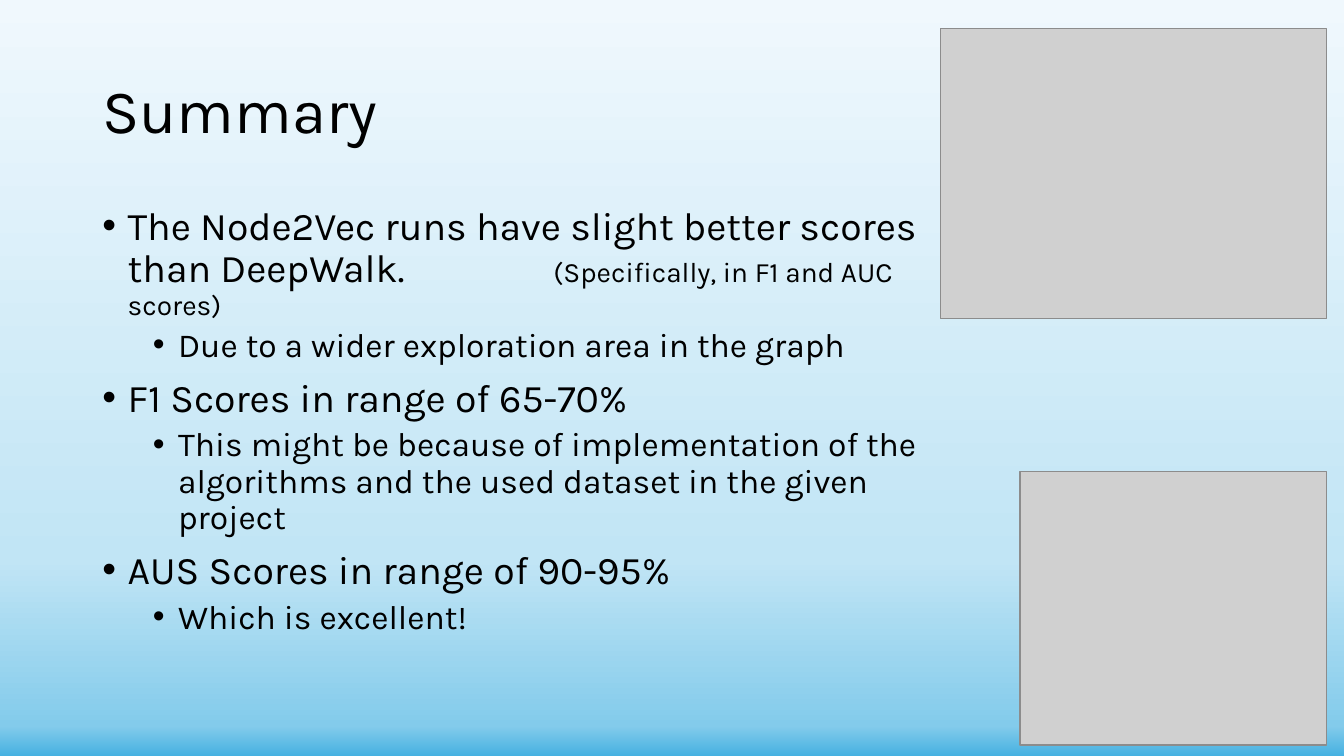
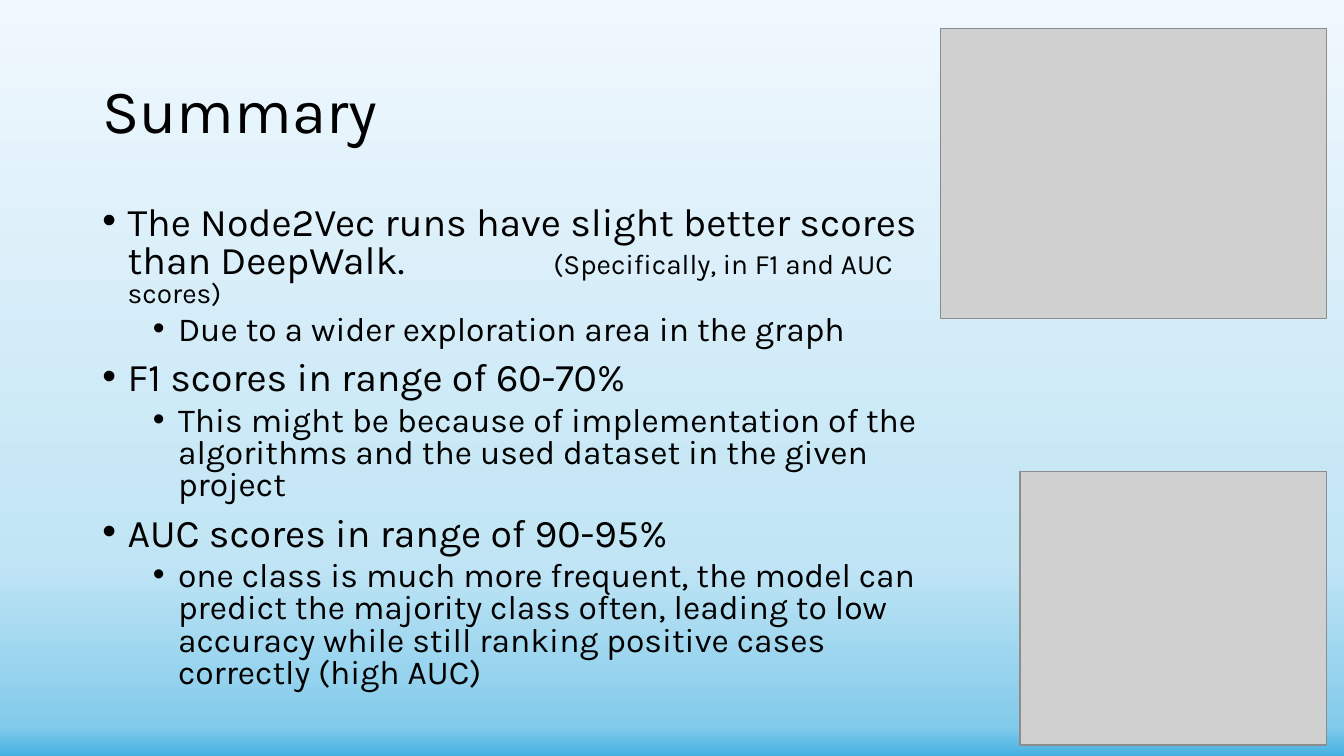
Before and after one commit to shachar700/Graph-Embedding, a slide deck: slide 20 of doc/Graph-Embedding Presentation.pptx. Drawn at 1344x756 pixels with LibreOffice and Linux fonts; fonts in the diff are those of the drawing; grey boxes stand for pictures. Boxes give left, top, right and bottom in pixels: in the first picture for what was removed or moved away, otherwise in the second. Text is boxed around its words. In the diff, an @@ line names an element or a change of style, - is before the commit and + after.

```diff
--- a/doc/Graph-Embedding Presentation.pptx
+++ b/doc/Graph-Embedding Presentation.pptx
@@ text at (128, 209, 916, 505): line spacing 0.9 to 0.8 @@
@@ text at (128, 364, 625, 401): text changed @@
-• F1 Scores in range of 65-70%
+• F1 scores in range of 60-70%
@@ text at (128, 520, 915, 693): text changed; size 28 to 24 pt @@
-• AUS Scores in range of 90-95%
-  • Which is excellent!
+• AUC scores in range of 90-95%
+  • one class is much more frequent, the model can predict the majority class often, leading to low accuracy while still ranking positive cases correctly (high AUC)
```
Also in this commit, not shown: 14 other slides changed, 3 other files.
